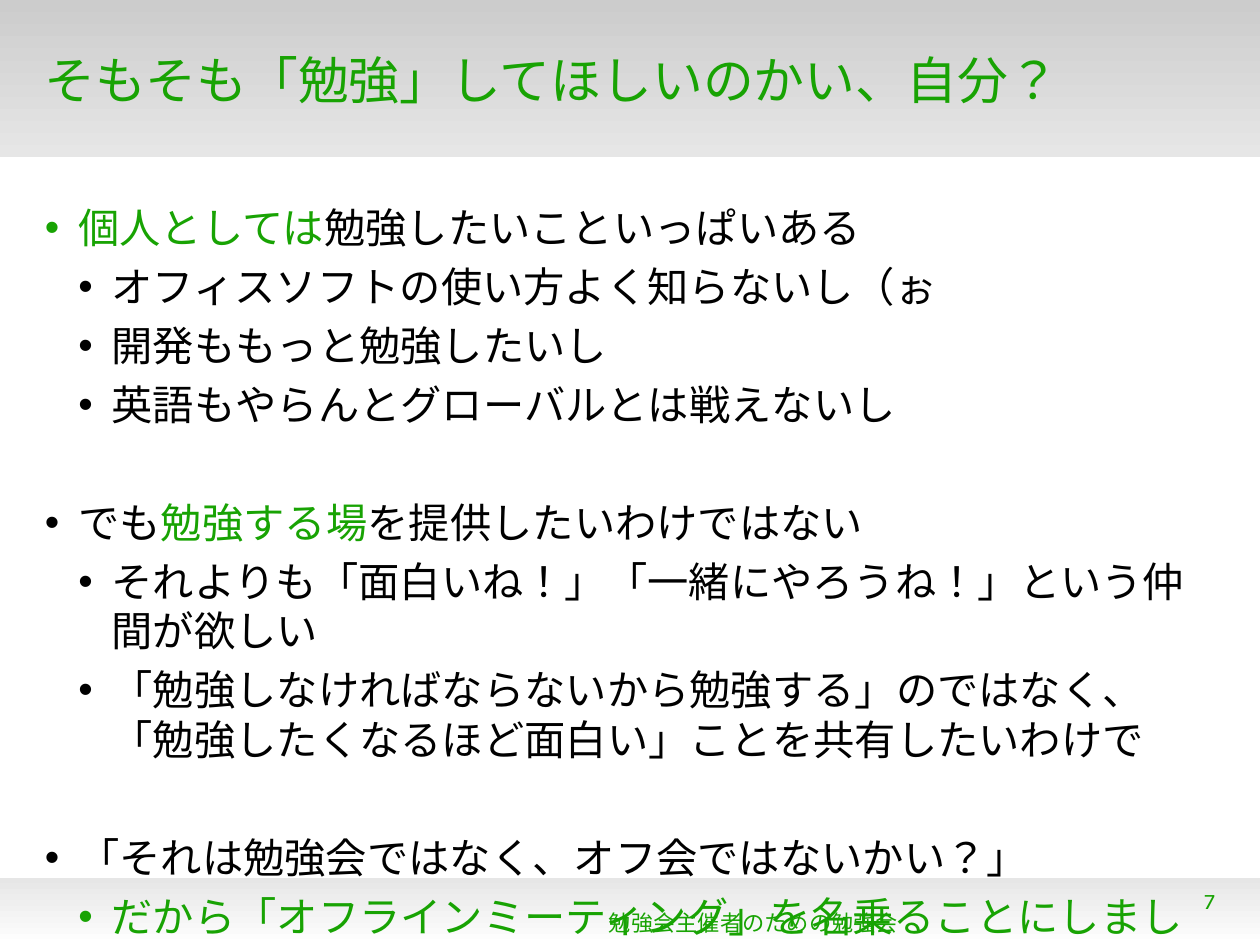
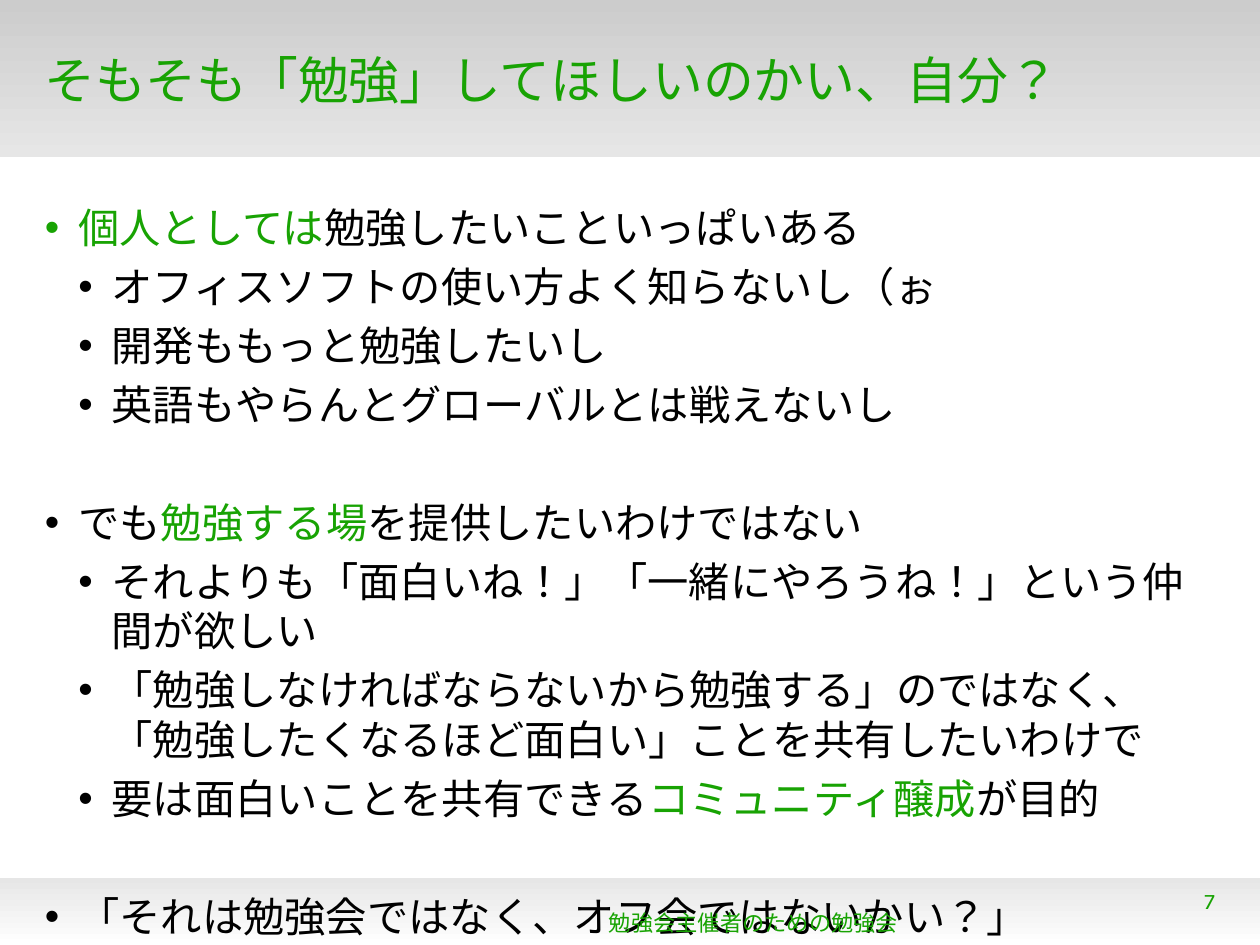
Before and after one commit to naruoga/KantoLibreOffice, a slide deck: slide 7 of others/StudyStudy20130812.odp. Drawn at 1260x945 pixels with LibreOffice and Linux fonts; fonts in the diff are those of the drawing; background and template pictures are left out. Boxes give left, top, right and bottom in pixels: in the first picture for what was removed or moved away, otherwise in the second. Text is boxed around its words. In the diff, an @@ line names an element or a change of style, - is before the commit and + after.

```diff
--- a/others/StudyStudy20130812.odp
+++ b/others/StudyStudy20130812.odp
@@ text at [112,779,1101,818]: paragraph added @@
+  • 要は面白いことを共有できるコミュニティ醸成が目的
```
Also in this commit, not shown: 5 other slides changed.
